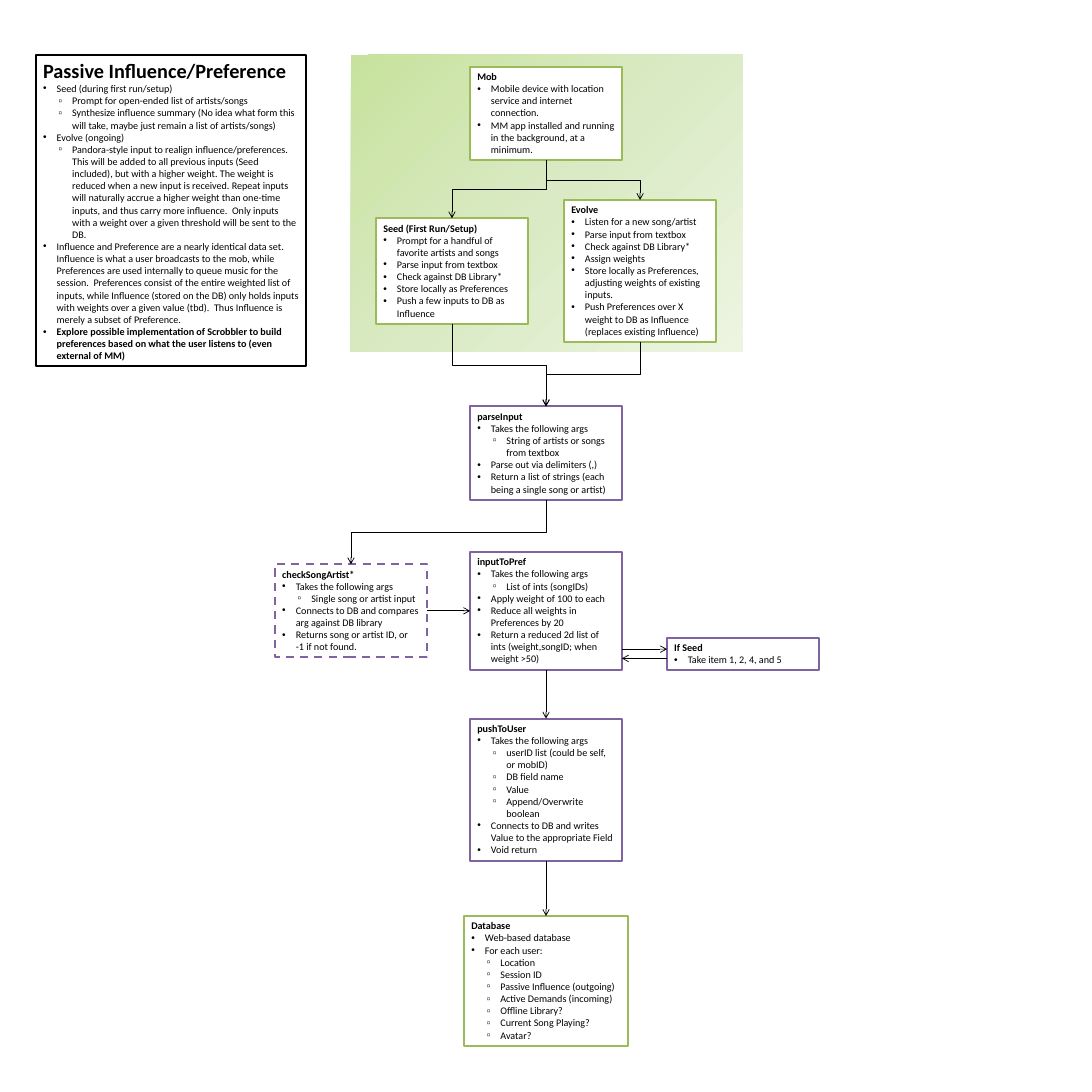
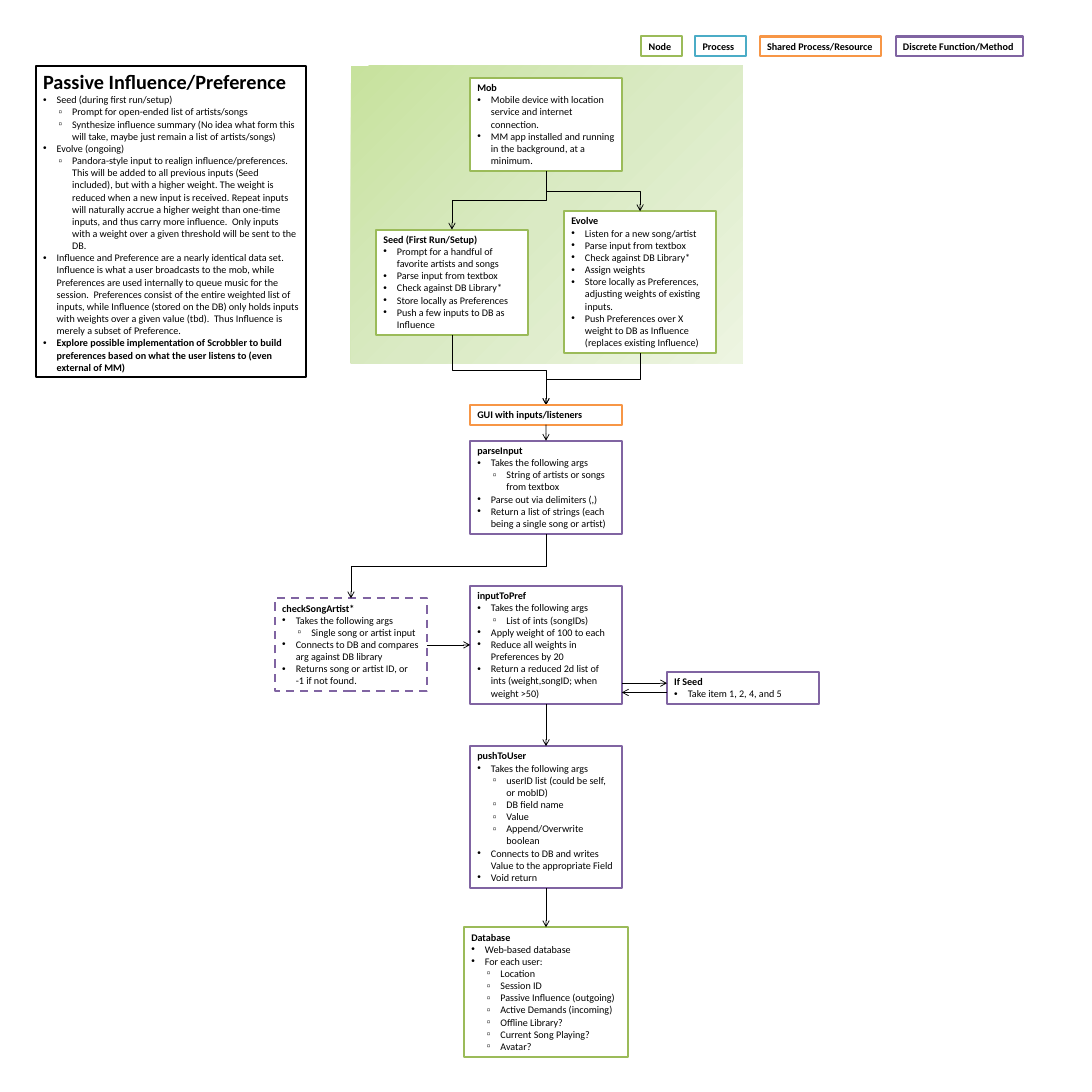
Before and after one commit to Slopigyo/MobMentality, a slide deck: slide 2 of MM_Outline.pptx. Drawn at 1092x1092 pixels with LibreOffice and Linux fonts; fonts in the diff are those of the drawing. Boxes give left, top, right and bottom in pixels: in the first picture for what was removed or moved away, otherwise in the second. Text is boxed around its words. In the diff, an @@ line names an element or a change of style, - is before the commit and + after.

```diff
--- a/MM_Outline.pptx
+++ b/MM_Outline.pptx
@@ rectangle added at (641, 36, 682, 56), fill #FFFFFF, outline #9BBB59 2 pt, 10 pt, text #000000, bold @@
+Node
@@ rectangle added at (695, 36, 746, 56), fill #FFFFFF, outline #4BACC6 2 pt, 10 pt, text #000000, bold @@
+Process
@@ rectangle added at (760, 36, 882, 56), fill #FFFFFF, outline #F79646 2 pt, 10 pt, text #000000, bold @@
+Shared Process/Resource
@@ rectangle added at (895, 36, 1023, 56), fill #FFFFFF, outline #8064A2 2 pt, 10 pt, text #000000, bold @@
+Discrete Function/Method
@@ 6 rectangles, 2 elbow arrows: place and size @@
-6 rectangles, 2 elbow arrows at (36, 55, 743, 1045)
+6 rectangles, 2 elbow arrows at (36, 66, 743, 1057)
@@ elbow arrow moved from (452, 324) - (546, 406) to (452, 335) - (546, 405) @@
@@ elbow arrow moved from (640, 342) - (546, 406) to (640, 353) - (546, 405) @@
@@ rectangle added at (470, 405, 622, 424), fill #FFFFFF, outline #F79646 2 pt, 10 pt, text #000000, bold @@
+GUI with inputs/listeners
@@ arrow added from (546, 424) to (546, 440), #000000 0.75 pt @@
@@ 4 rectangles, 3 arrows, 1 elbow arrow: place and size @@
-4 rectangles, 3 arrows, 1 elbow arrow at (275, 406, 818, 670)
+4 rectangles, 3 arrows, 1 elbow arrow at (275, 440, 818, 704)
@@ arrow moved from (546, 670) - (546, 719) to (546, 704) - (546, 746) @@
@@ rectangle "pushToUser": place and size @@
-rectangle "pushToUser" at (470, 719, 622, 860)
+rectangle "pushToUser" at (470, 746, 622, 888)
@@ arrow moved from (546, 860) - (546, 916) to (546, 888) - (546, 927) @@
```
Also in this commit, not shown: 1 other slide changed, 2 slides added, 1 slide removed.
